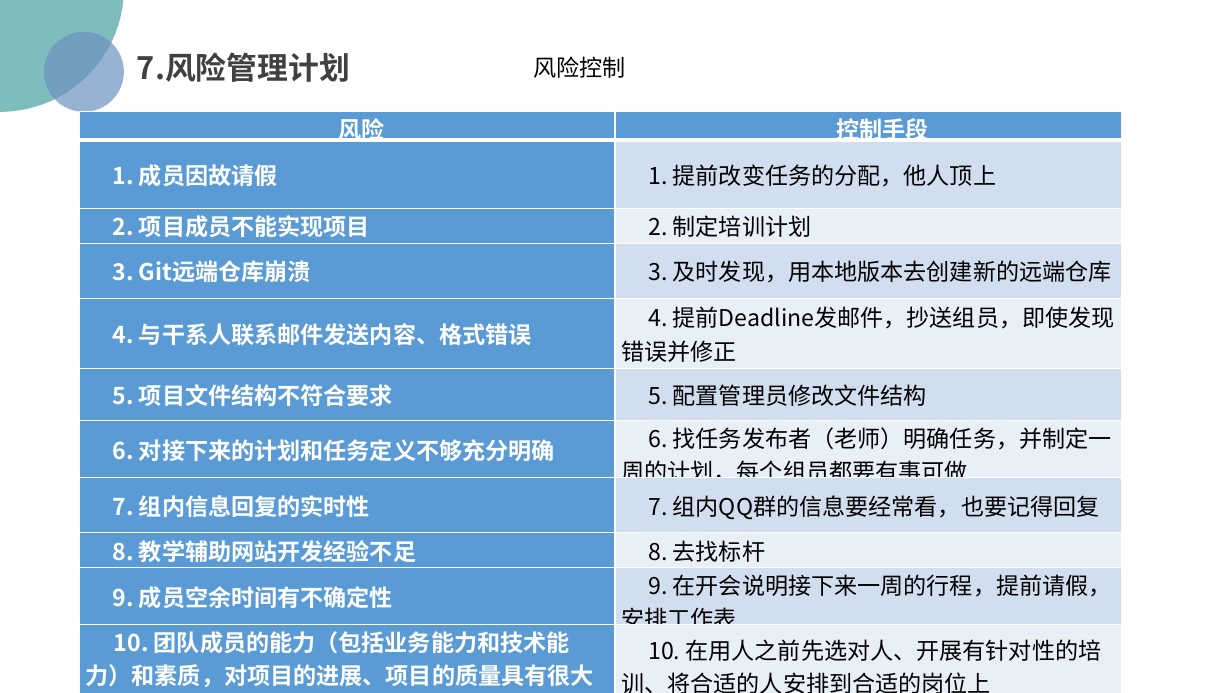
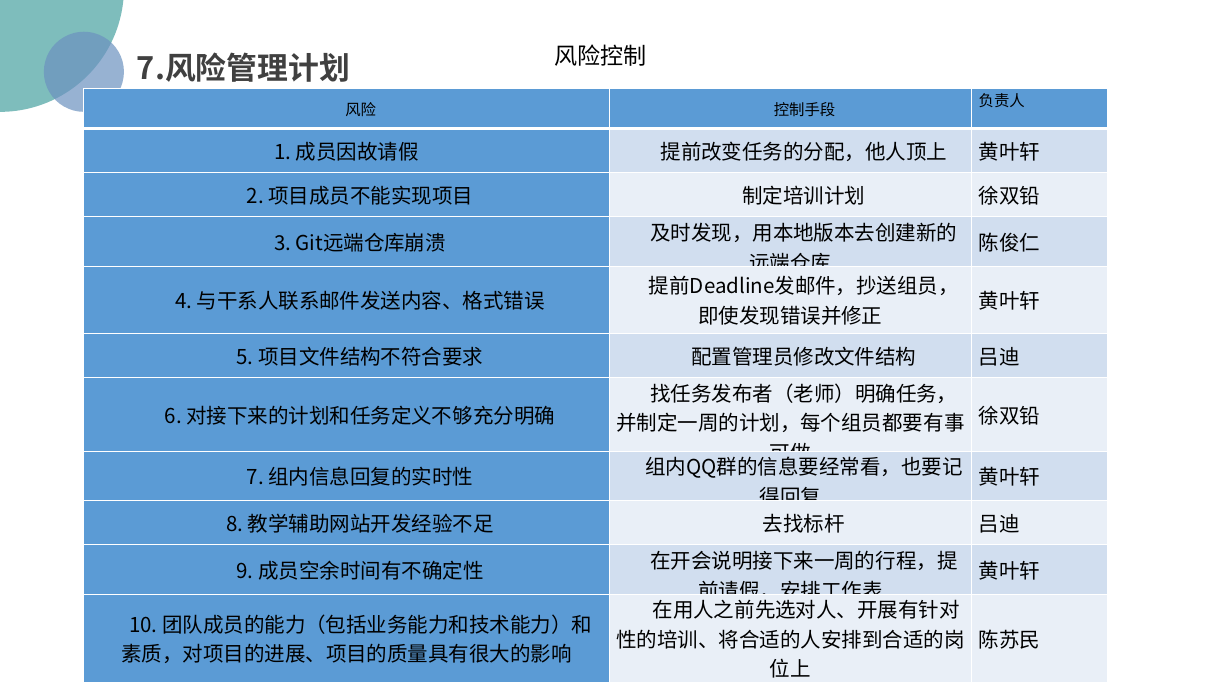
Before and after one commit to PRD2018/PRD2018-G15, a slide deck: slide 49 of 受控文档/01-需求工程项目计划/[PRD-15]需求工程项目计划.pptx (slide 48 before the commit). Drawn at 1232x693 pixels with LibreOffice and Linux fonts; fonts in the diff are those of the drawing; background and template pictures are left out. Boxes give left, top, right and bottom in pixels: in the first picture for what was removed or moved away, otherwise in the second. Text is boxed around its words. In the diff, an @@ line names an element or a change of style, - is before the commit and + after.

Commit message:
2018-11-19
需求计划PPT

```diff
--- a/受控文档/01-需求工程项目计划/[PRD-15]需求工程项目计划.pptx
+++ b/受控文档/01-需求工程项目计划/[PRD-15]需求工程项目计划.pptx
@@ text "风险控制": place and size @@
-text "风险控制" at bbox=[533, 56, 625, 78]
+text "风险控制" at bbox=[554, 44, 646, 66]
@@ table at bbox=[84, 89, 1107, 683] @@
-column 2: 控制手段 | 1. 提前改变任务的分配，他人顶上 | 2. 制定培训计划 | 3. 及时发现，用本地版本去创建新的远端仓库 | 4. 提前Deadline发邮件，抄送组员，即使发现错误并修正 | 5. 配置管理员修改文件结构 | 6. 找任务发布者（老师）明确任务，并制定一周的计划，每个组员都要有事可做 | 7. 组内QQ群的信息要经常看，也要记得回复 | 8. 去找标杆 | 9. 在开会说明接下来一周的行程，提前请假，安排工作表 | 10. 在用人之前先选对人、开展有针对性的培训、将合适的人安排到合适的岗位上
+column 2: 控制手段 | 提前改变任务的分配，他人顶上 | 制定培训计划 | 及时发现，用本地版本去创建新的远端仓库 | 提前Deadline发邮件，抄送组员，即使发现错误并修正 | 配置管理员修改文件结构 | 找任务发布者（老师）明确任务，并制定一周的计划，每个组员都要有事可做 | 组内QQ群的信息要经常看，也要记得回复 | 去找标杆 | 在开会说明接下来一周的行程，提前请假，安排工作表 | 在用人之前先选对人、开展有针对性的培训、将合适的人安排到合适的岗位上
+column 3: 负责人 | 黄叶轩 | 徐双铅 | 陈俊仁 | 黄叶轩 | 吕迪 | 徐双铅 | 黄叶轩 | 吕迪 | 黄叶轩 | 陈苏民
@@ table: place and size @@
-table at bbox=[79, 112, 1123, 693]
+table at bbox=[84, 89, 1107, 683]
```
Also in this commit, not shown: 6 other slides changed, 11 slides added.
